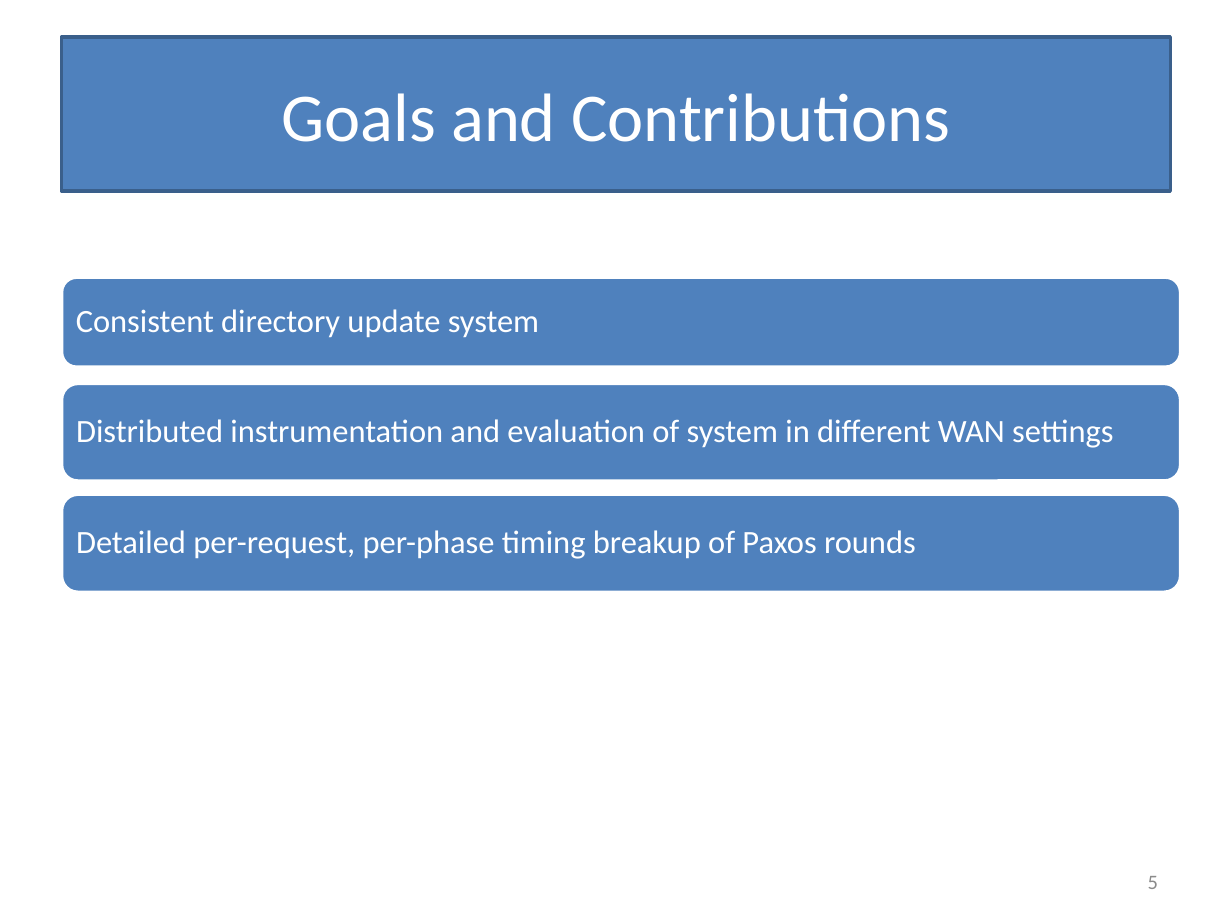
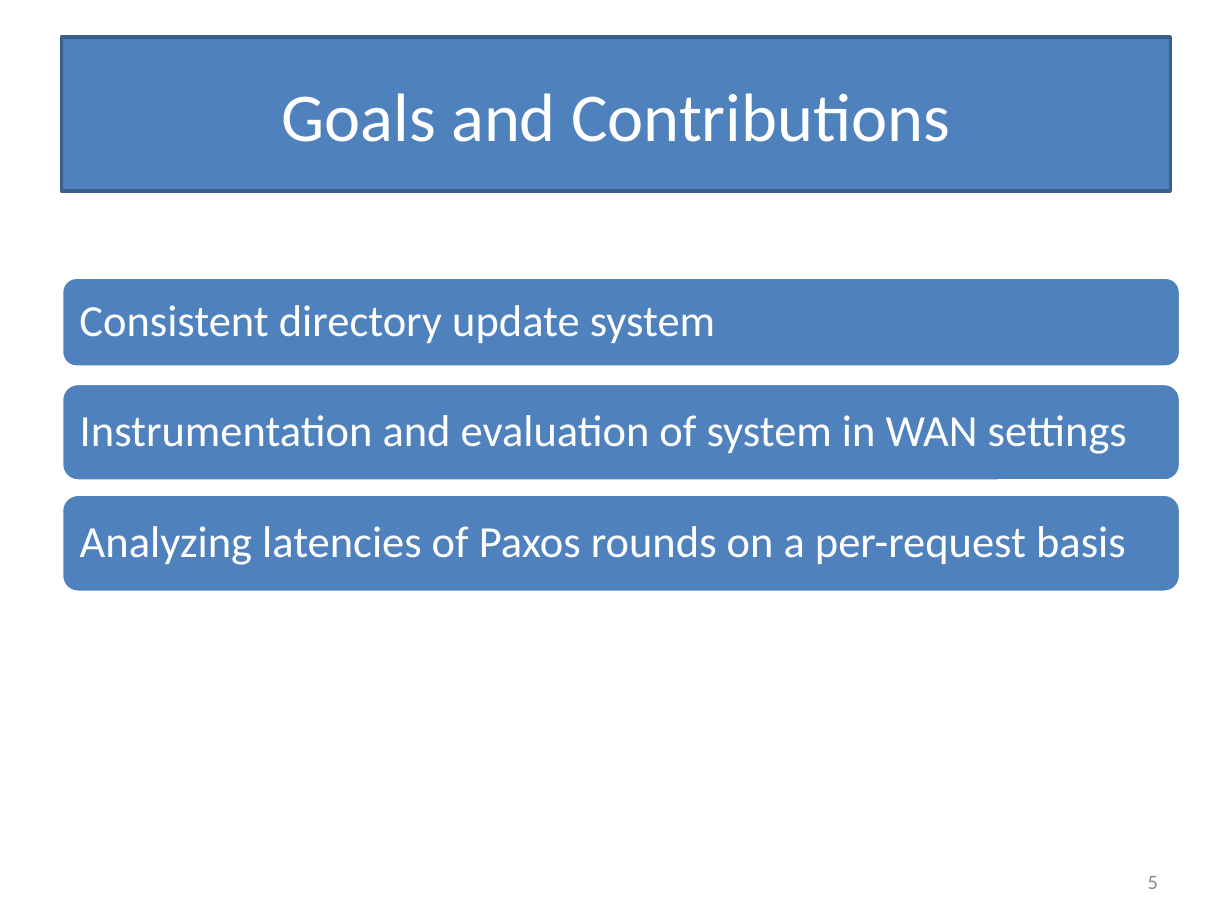
Before and after one commit to Slania/JPaxos-1, a slide deck: slide 5 of Paxos based directory updates for geo-replicated cloud storage.pptx. Drawn at 1232x924 pixels with LibreOffice and Linux fonts; fonts in the diff are those of the drawing. Boxes give left, top, right and bottom in pixels: in the first picture for what was removed or moved away, otherwise in the second. Text is boxed around its words. In the diff, an @@ line names an element or a change of style, - is before the commit and + after.

Commit message:
Sri | Updated ppt

```diff
--- a/Paxos based directory updates for geo-replicated cloud storage.pptx
+++ b/Paxos based directory updates for geo-replicated cloud storage.pptx
@@ text "Consistent directory update system" at (79,305,715,343): size 19 to 26 pt; more space between paragraphs @@
@@ text at (80,415,1127,454): text changed; size 19 to 26 pt @@
-Distributed instrumentation and evaluation of system in different WAN settings
+Instrumentation and evaluation of system in WAN settings
@@ text at (80,526,1126,565): text changed; size 19 to 26 pt @@
-Detailed per-request, per-phase timing breakup of Paxos rounds
+Analyzing latencies of Paxos rounds on a per-request basis
```
Also in this commit, not shown: 2 other slides changed.
